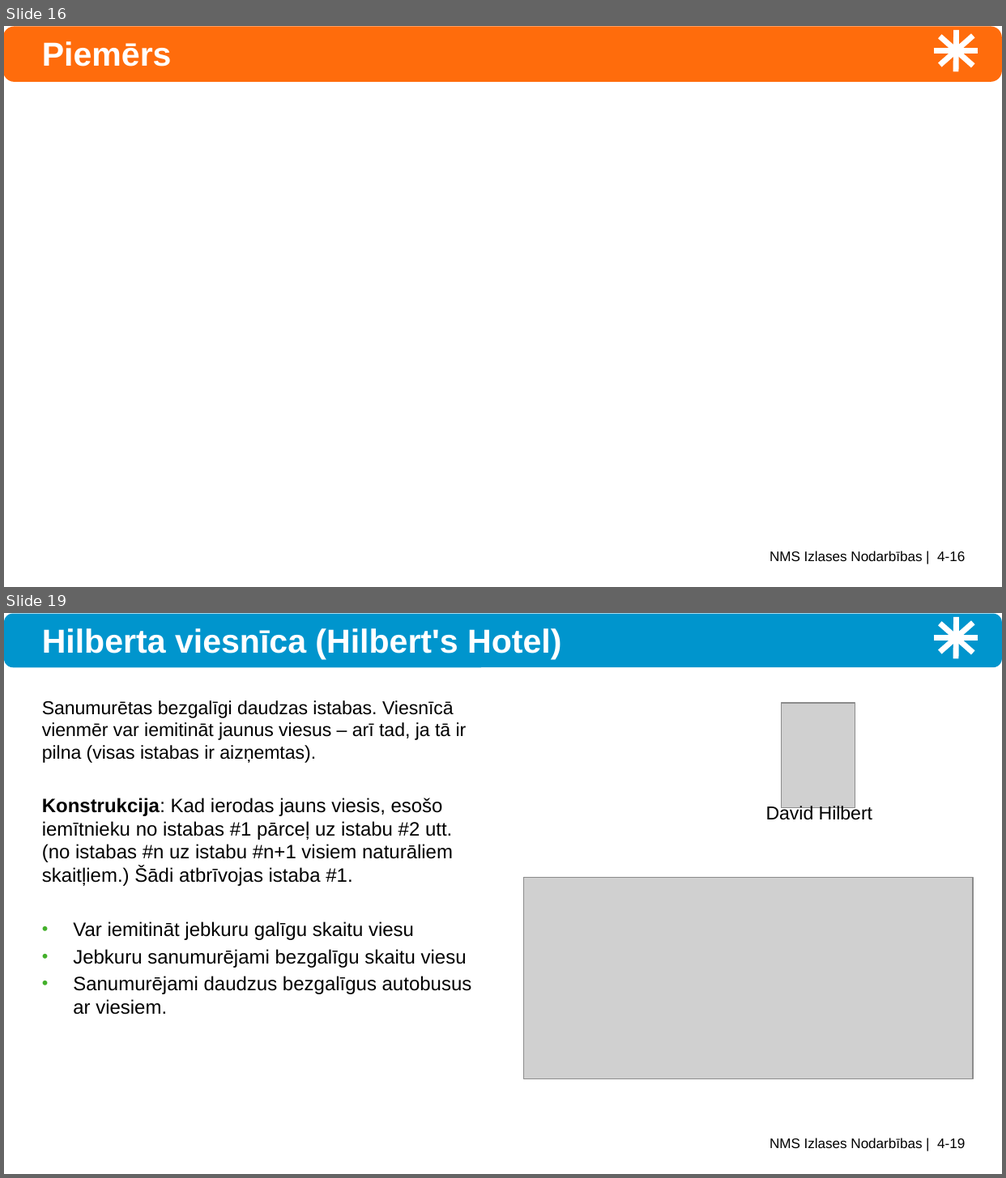
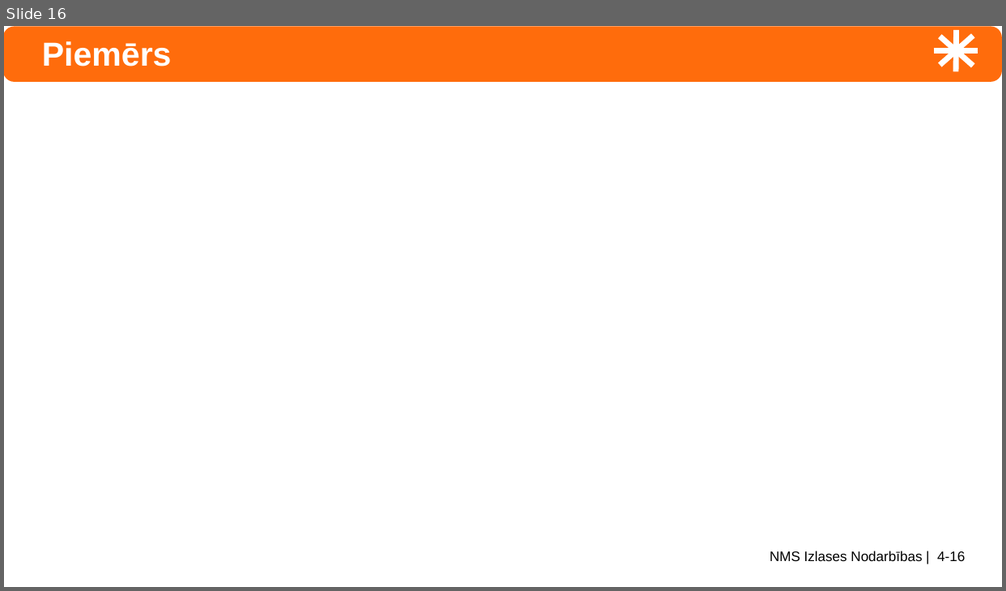
Before and after one commit to kapsitis/math, a slide deck: src/site/numtheory/slides/ntjun04-rational-irational.pptx. Shown one above the other, each under a label of ours: slides 16 and 19 before the commit, slide 16 after it; the slides between them are not shown. The pictures are 1006x1178 and 1006x591 pixels, drawn with LibreOffice and Linux fonts; fonts in the diff are those of the drawing; grey boxes stand for pictures. Boxes give left, top, right and bottom in pixels: in the first picture for what was removed or moved away, otherwise in the second. Text is boxed around its words. In the diff, an @@ line names an element or a change of style, - is before the commit and + after.

```diff
--- a/src/site/numtheory/slides/ntjun04-rational-irational.pptx
+++ b/src/site/numtheory/slides/ntjun04-rational-irational.pptx
@@ slide 19 removed at <box>4,613,1002,1174</box>, background #FFFFFF; not listed: 5 template elements that a slide beside it also shows @@
@@ rounded rectangle removed at <box>4,613,1002,667</box> @@
@@ title removed at <box>42,628,561,659</box> @@
-Hilberta viesnīca (Hilbert's Hotel)
@@ text removed at <box>42,700,472,1015</box> @@
-Sanumurētas bezgalīgi daudzas istabas. Viesnīcā vienmēr var iemitināt jaunus viesus – arī tad, ja tā ir pilna (visas istabas ir aizņemtas).
-Konstrukcija: Kad ierodas jauns viesis, esošo iemītnieku no istabas #1 pārceļ uz istabu #2 utt. (no istabas #n uz istabu #n+1 visiem naturāliem skaitļiem.) Šādi atbrīvojas istaba #1.
-• Var iemitināt jebkuru galīgu skaitu viesu
-• Jebkuru sanumurējami bezgalīgu skaitu viesu
-• Sanumurējami daudzus bezgalīgus autobusus ar viesiem.
@@ picture removed at <box>782,703,855,807</box> @@
@@ text removed at <box>766,805,872,820</box> @@
-David Hilbert
@@ picture removed at <box>524,877,973,1079</box> @@
```
Also in this commit, not shown: 21 slides added, 16 other slides removed, 31 other files.
